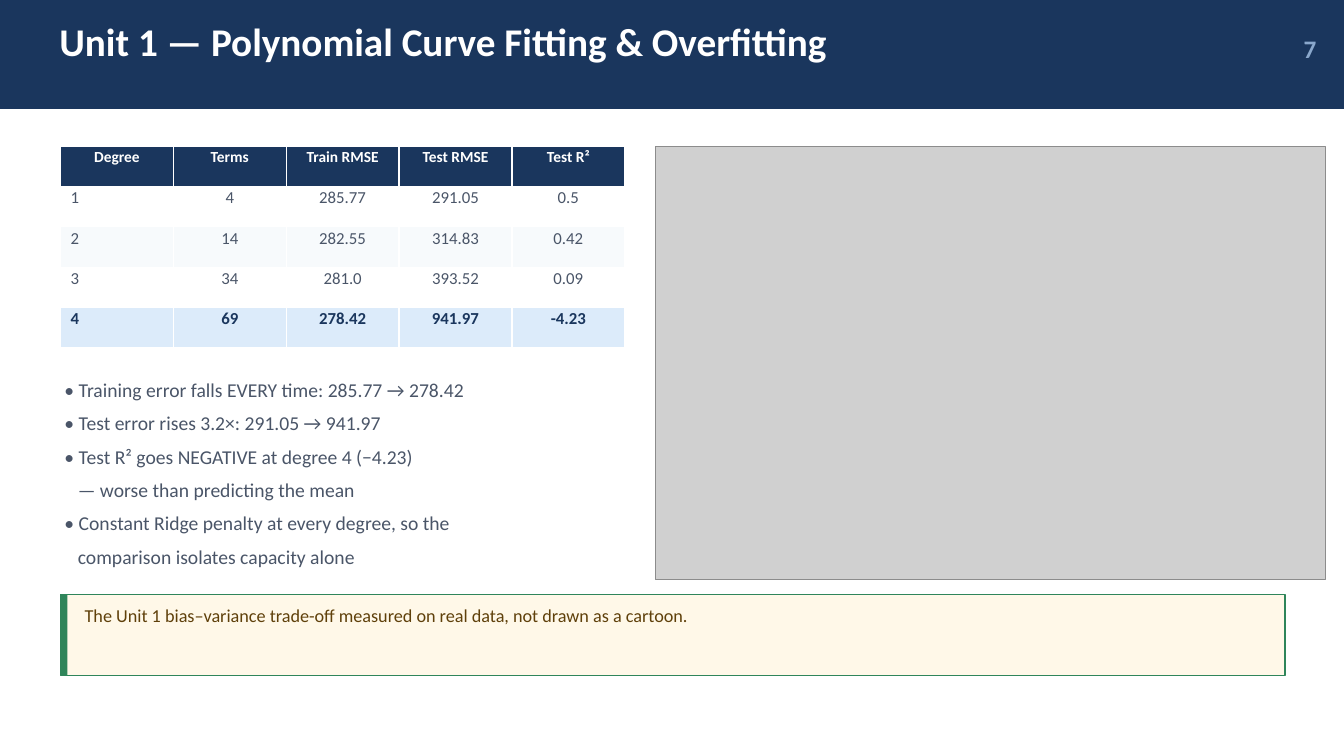
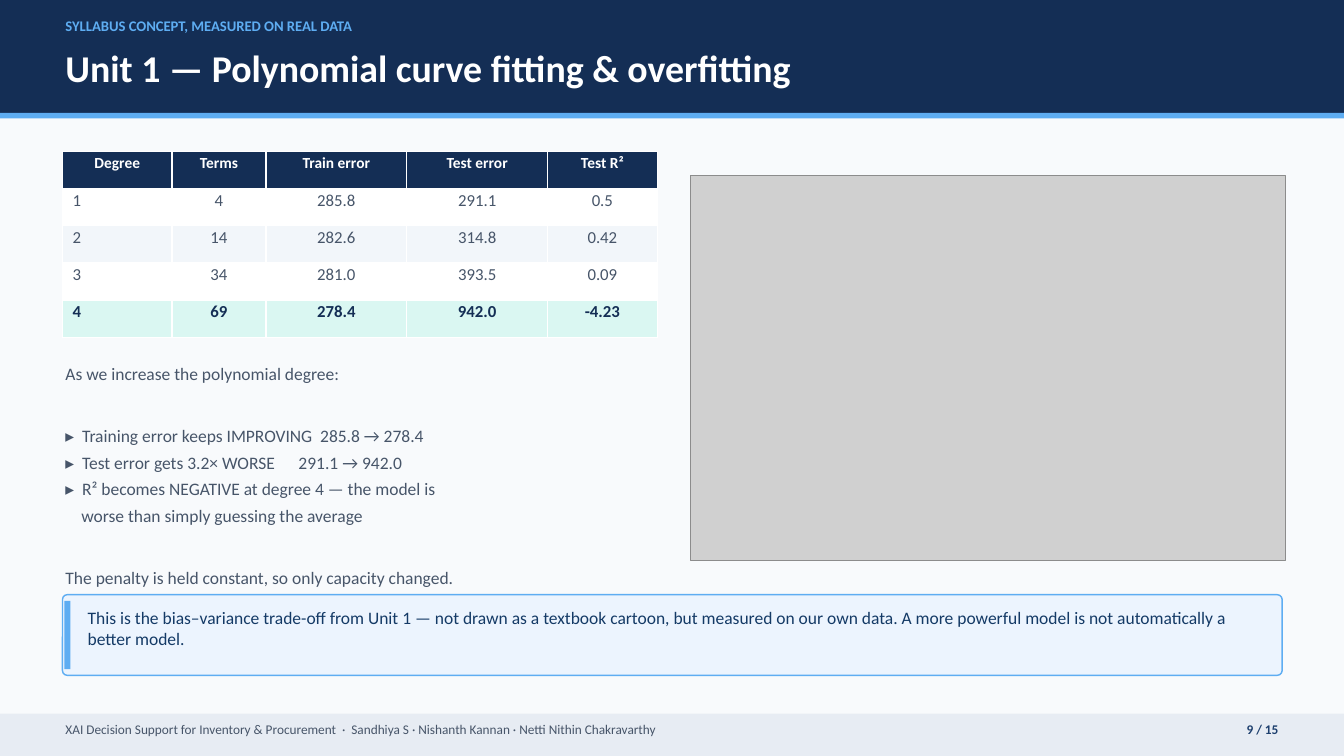
Before and after one commit to sandhiya-s86/xai-inventory-procurement, a slide deck: slide 9 of paper/PBL1_Presentation.pptx (slide 7 before the commit). Drawn at 1344x756 pixels with LibreOffice and Linux fonts; fonts in the diff are those of the drawing; grey boxes stand for pictures. Boxes give left, top, right and bottom in pixels: in the first picture for what was removed or moved away, otherwise in the second. Text is boxed around its words. In the diff, an @@ line names an element or a change of style, - is before the commit and + after.

```diff
--- a/paper/PBL1_Presentation.pptx
+++ b/paper/PBL1_Presentation.pptx
@@ background #FFFFFF to #F8FAFC @@
@@ rectangle: place and size @@
-rectangle at box(0, 0, 1344, 109)
+rectangle at box(0, 0, 1344, 113)
@@ rectangle at box(0, 0, 1344, 113): fill #1A365D to #142E55 @@
@@ text added at box(65, 21, 352, 33), 10.5 pt, text #5EADF2, bold @@
+SYLLABUS CONCEPT, MEASURED ON REAL DATA
@@ text at box(65, 55, 790, 89): text changed; size 28 to 27 pt @@
-Unit 1 — Polynomial Curve Fitting & Overfitting
+Unit 1 — Polynomial curve fitting & overfitting
@@ text removed at box(1304, 42, 1317, 58) @@
-7
@@ rectangle added at box(0, 113, 1344, 119), fill #5EADF2 @@
@@ table at box(63, 151, 658, 338) @@
-row 1, column 3: Train RMSE
+row 1, column 3: Train error
-row 1, column 4: Test RMSE
+row 1, column 4: Test error
-row 2, column 3: 285.77
+row 2, column 3: 285.8
-row 2, column 4: 291.05
+row 2, column 4: 291.1
-row 3, column 3: 282.55
+row 3, column 3: 282.6
-row 3, column 4: 314.83
+row 3, column 4: 314.8
-row 4, column 4: 393.52
+row 4, column 4: 393.5
-row 5, column 3: 278.42
+row 5, column 3: 278.4
-row 5, column 4: 941.97
+row 5, column 4: 942.0
@@ fill #1A365D to #142E55 in row 1 @@
@@ fill #F7FAFC to #F2F6FA in row 3 @@
@@ fill #DCEBFA to #DAF7F2 in row 5 @@
@@ text colour #4A5568 to #475569 in "1", "4", "0.5", "2" and 6 more places @@
@@ text colour #1A365D to #142E55 in "4", "69", "-4.23" @@
@@ table: place and size @@
-table at box(60, 146, 625, 348)
+table at box(63, 151, 658, 338)
@@ picture: place and size @@
-picture at box(655, 146, 1326, 580)
+picture at box(691, 175, 1286, 561)
@@ text at box(65, 368, 453, 587): text changed; size 14 to 12.5 pt; text colour #4A5568 to #475569 @@
-• Training error falls EVERY time: 285.77 → 278.42
-• Test error rises 3.2×: 291.05 → 941.97
-• Test R² goes NEGATIVE at degree 4 (−4.23)
-— worse than predicting the mean
-• Constant Ridge penalty at every degree, so the
-comparison isolates capacity alone
+As we increase the polynomial degree:
+▸ Training error keeps IMPROVING 285.8 → 278.4
+▸ Test error gets 3.2× WORSE 291.1 → 942.0
+▸ R² becomes NEGATIVE at degree 4 — the model is
+worse than simply guessing the average
+The penalty is held constant, so only capacity changed.
@@ rounded rectangle added at box(63, 595, 1282, 676), fill #ECF4FE, outline #5EADF2 1 pt @@
@@ rectangle: place and size @@
-rectangle at box(60, 595, 68, 676)
+rectangle at box(65, 601, 71, 669)
@@ rectangle at box(65, 601, 71, 669): fill #2F855A to #5EADF2 @@
@@ text at box(88, 612, 1225, 645): text changed; size 13 to 12.5 pt; text colour #5F400A to #143A66 @@
-The Unit 1 bias–variance trade-off measured on real data, not drawn as a cartoon.
+This is the bias–variance trade-off from Unit 1 — not drawn as a textbook cartoon, but measured on our own data. A more powerful model is not automatically a better model.
@@ rectangle: place and size @@
-rectangle at box(60, 595, 1286, 676)
+rectangle at box(0, 714, 1344, 756)
@@ rectangle at box(0, 714, 1344, 756): fill #FFF8E8 to #E7ECF3; outline #2F855A 1 pt to none @@
@@ text added at box(65, 725, 656, 736), 9.5 pt, text #475569 @@
+XAI Decision Support for Inventory & Procurement · Sandhiya S · Nishanth Kannan · Netti Nithin Chakravarthy
@@ text added at box(1247, 725, 1278, 734), 9.5 pt, text #1E406E, bold @@
+9 / 15
```
Also in this commit, not shown: 2 other slides changed, 12 slides added, 16 slides removed, 7 other files.
